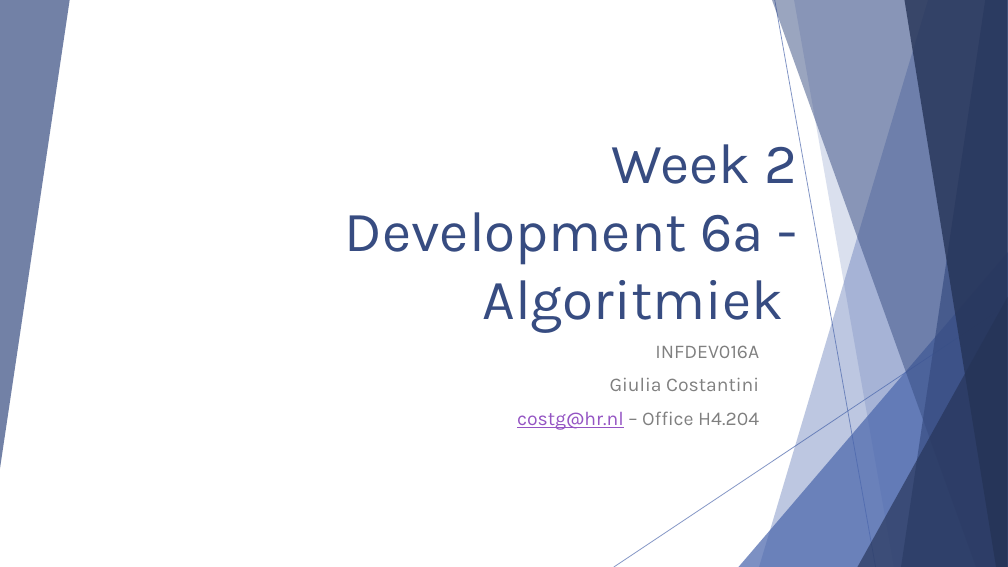
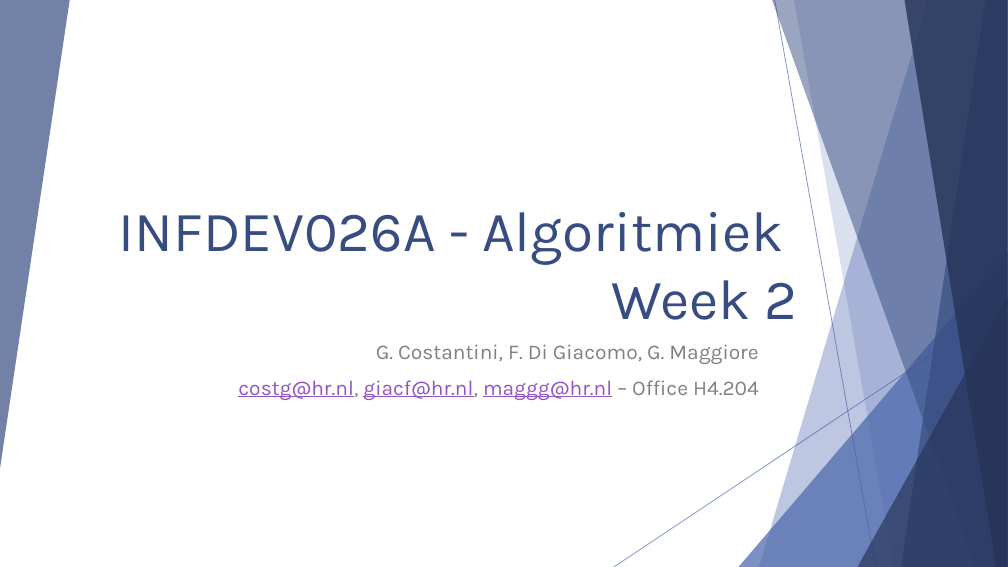
Before and after one commit to polyanos/INFDEV01-6A, a slide deck: slide 1 of Slides/Week 2 - Sorting algorithms.pptx. Drawn at 1008x567 pixels with LibreOffice and Linux fonts; fonts in the diff are those of the drawing. Boxes give left, top, right and bottom in pixels: in the first picture for what was removed or moved away, otherwise in the second. Text is boxed around its words. In the diff, an @@ line names an element or a change of style, - is before the commit and + after.

Commit message:
slides week 2 and 1

```diff
--- a/Slides/Week 2 - Sorting algorithms.pptx
+++ b/Slides/Week 2 - Sorting algorithms.pptx
@@ title at [119, 212, 797, 320]: text changed @@
-Week 2
-Development 6a - Algoritmiek
+INFDEV026A - Algoritmiek
+Week 2
@@ subtitle at [238, 344, 759, 400]: text changed; size 18.5 to 20 pt @@
-INFDEV016A
-Giulia Costantini
-costg@hr.nl – Office H4.204
+G. Costantini, F. Di Giacomo, G. Maggiore
+costg@hr.nl, giacf@hr.nl, maggg@hr.nl – Office H4.204
```
Also in this commit, not shown: 41 other slides changed, 3 slides added, 3 slides removed, 1 other file.
